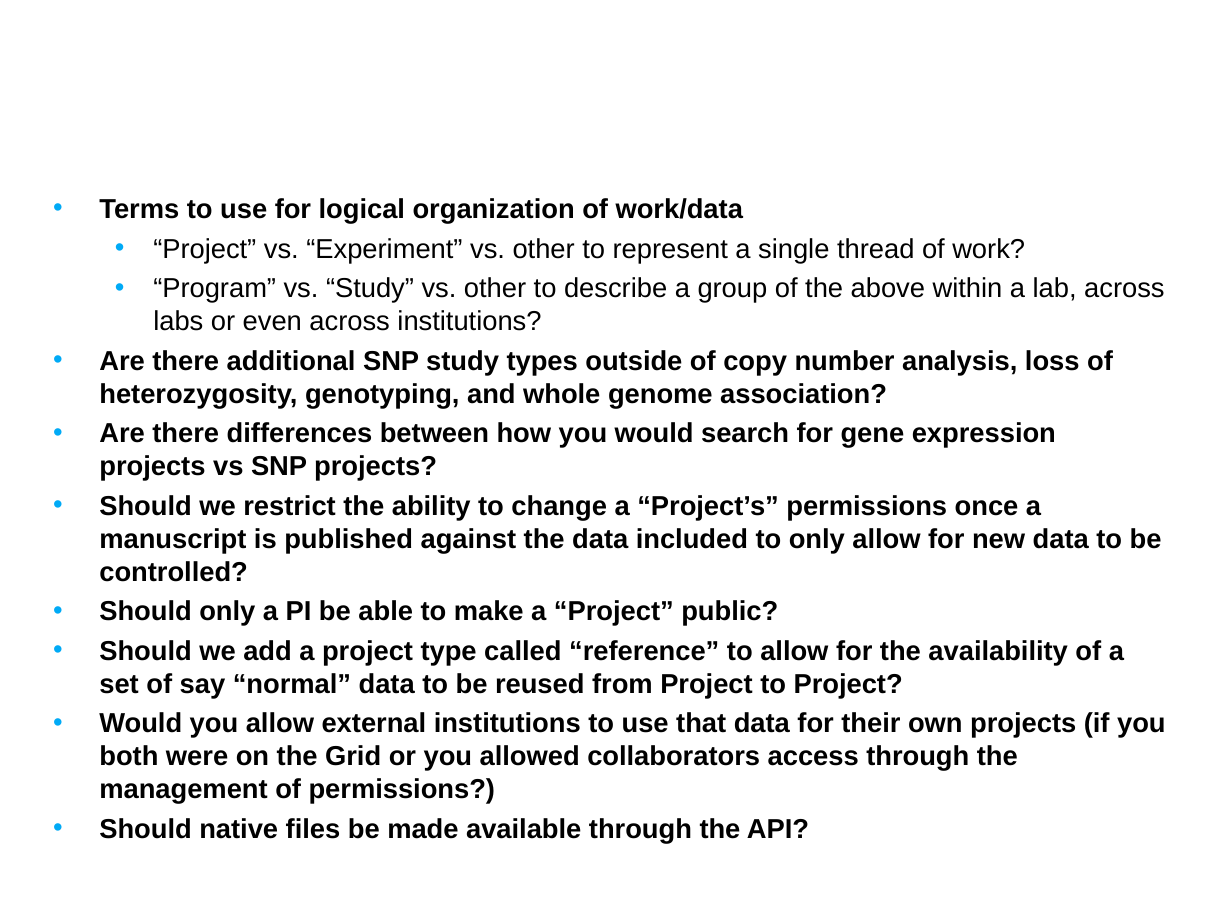
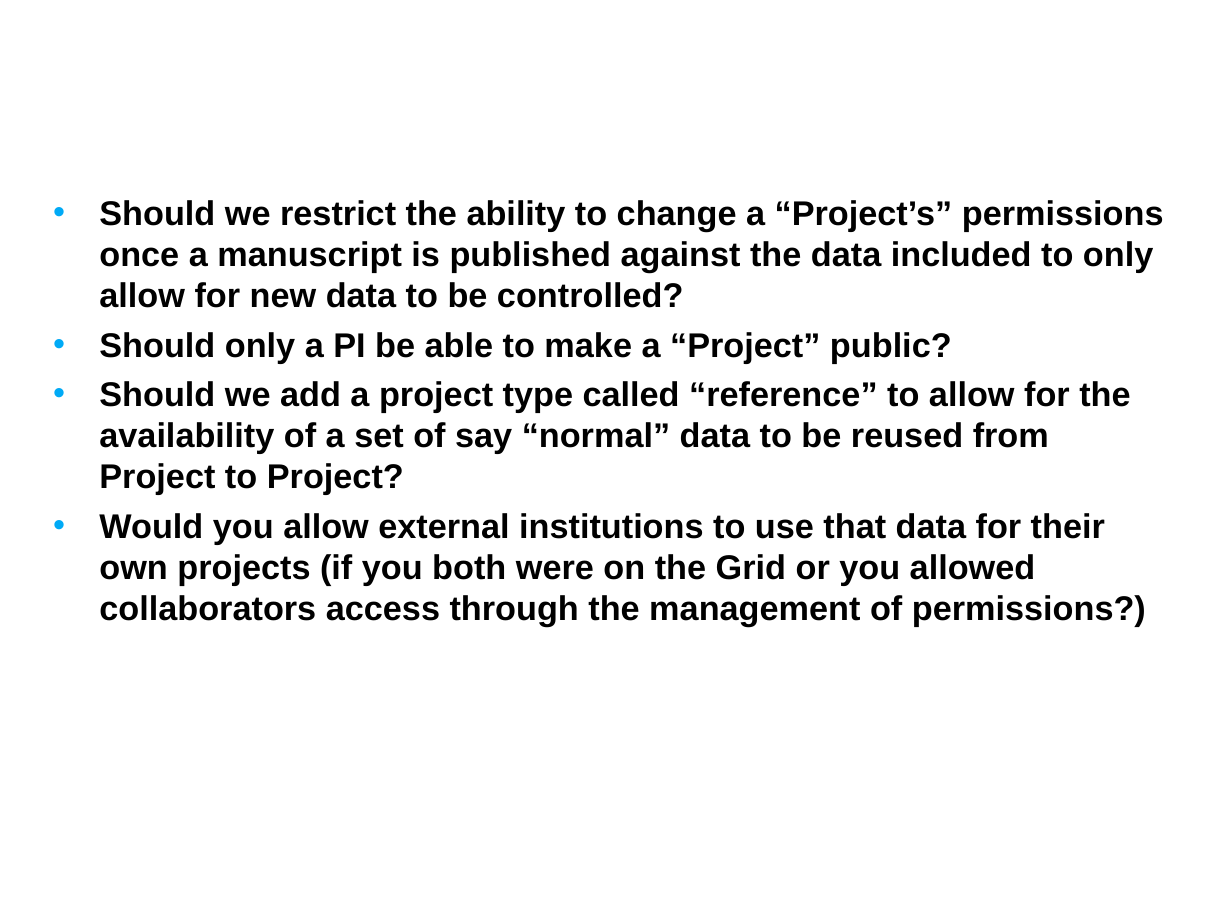
Before and after one commit to NCIP/caarray-docs, a slide deck: slide 14 of project_management/open_meetings/caArray User Community Meeting Aug 8.ppt (slide 13 before the commit). Drawn at 1232x924 pixels with LibreOffice and Linux fonts; fonts in the diff are those of the drawing; background and template pictures are left out. Boxes give left, top, right and bottom in pixels: in the first picture for what was removed or moved away, otherwise in the second. Text is boxed around its words. In the diff, an @@ line names an element or a change of style, - is before the commit and + after.

Commit message:
updated with content from E2 Use Cases that we're working on plus a couple of additional questions

```diff
--- a/project_management/open_meetings/caArray User Community Meeting Aug 8.ppt
+++ b/project_management/open_meetings/caArray User Community Meeting Aug 8.ppt
@@ text "Should we restrict the ability ..." at bbox=[99, 200, 1164, 627]: size 16 to 20 pt; more space between paragraphs @@
@@ text at bbox=[99, 198, 1164, 481]: paragraphs removed @@
-• Terms to use for logical organization of work/data
-  • “Project” vs. “Experiment” vs. other to represent a single thread of work?
-  • “Program” vs. “Study” vs. other to describe a group of the above within a lab, across labs or even across institutions?
-• Are there additional SNP study types outside of copy number analysis, loss of heterozygosity, genotyping, and whole genome association?
-• Are there differences between how you would search for gene expression projects vs SNP projects?
@@ text at bbox=[99, 818, 809, 843]: paragraph removed @@
-• Should native files be made available through the API?
```
Also in this commit, not shown: 4 other slides changed, 2 slides added, 1 slide removed.
